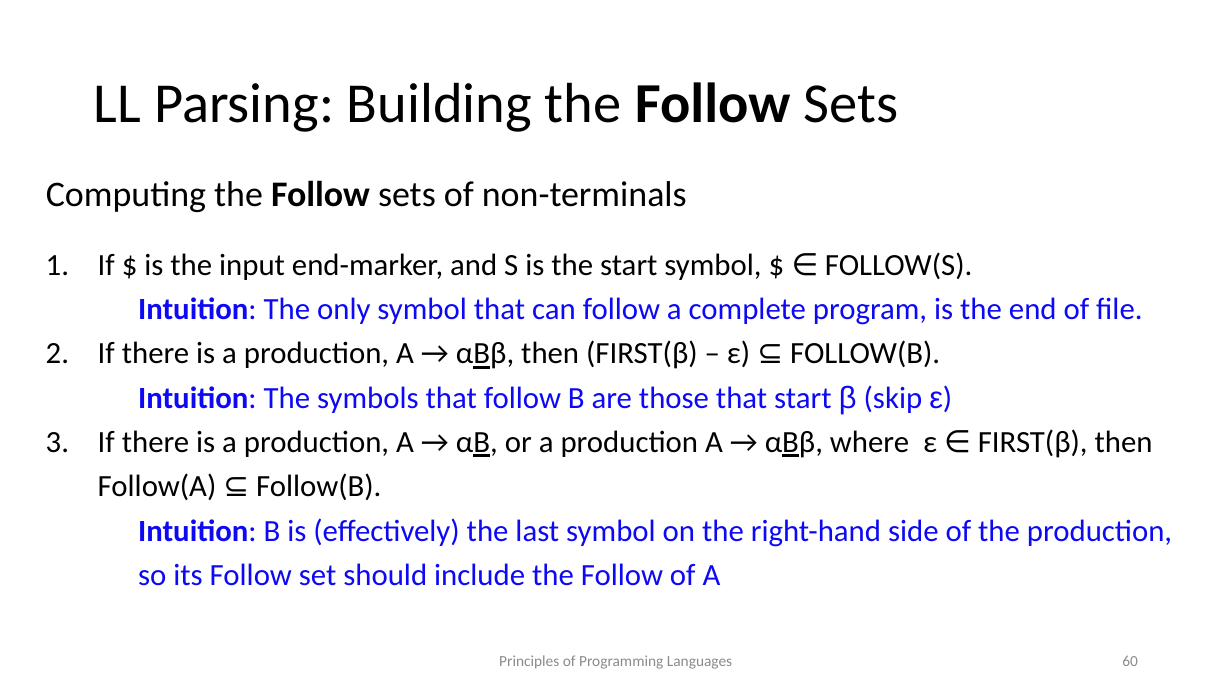
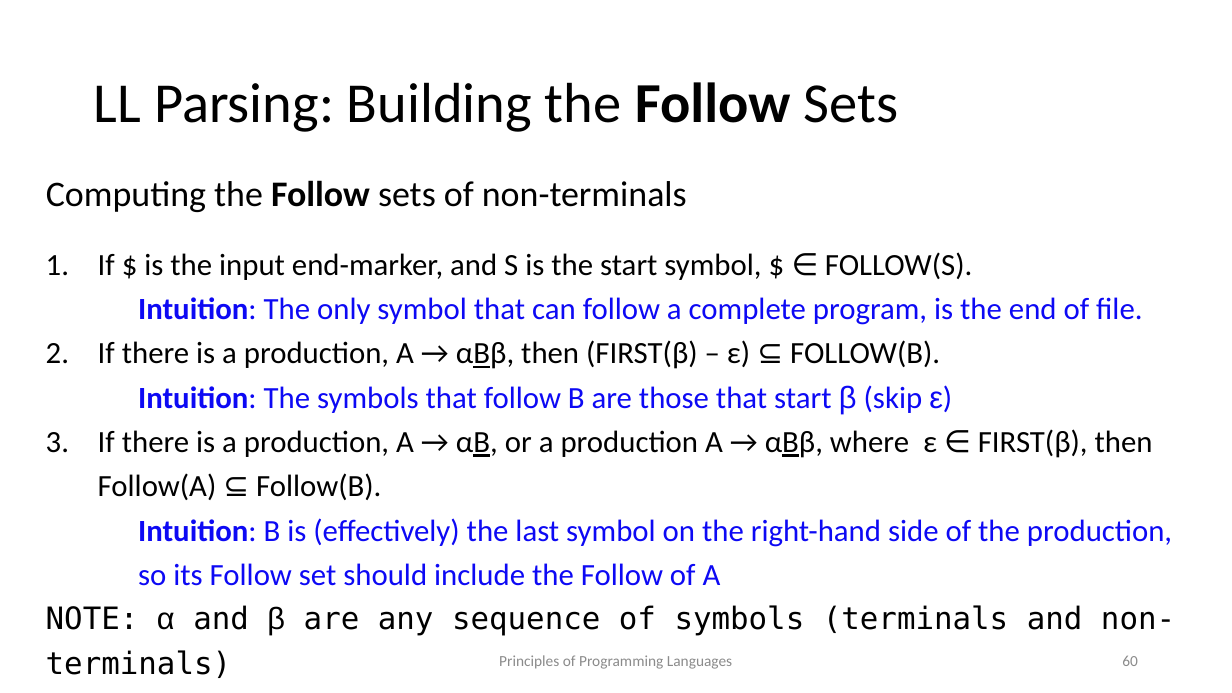
Before and after one commit to kongm/pl-design, a slide deck: slide 60 of C3-SyntacticAnalysis.pptx. Drawn at 1232x693 pixels with LibreOffice and Linux fonts; fonts in the diff are those of the drawing. Boxes give left, top, right and bottom in pixels: in the first picture for what was removed or moved away, otherwise in the second. Text is boxed around its words. In the diff, an @@ line names an element or a change of style, - is before the commit and + after.

```diff
--- a/C3-SyntacticAnalysis.pptx
+++ b/C3-SyntacticAnalysis.pptx
@@ text at (46,605,1175,678): paragraph added @@
+NOTE: α and β are any sequence of symbols (terminals and non-terminals)
```
Also in this commit, not shown: 7 other slides changed, 1 other file.
